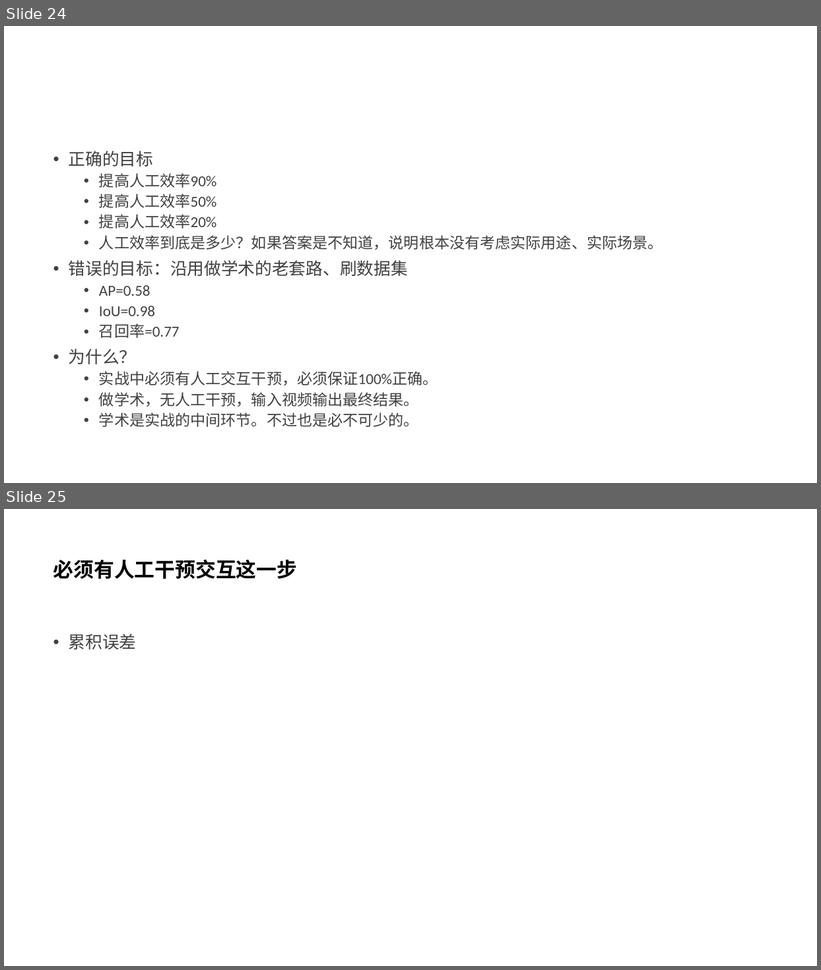
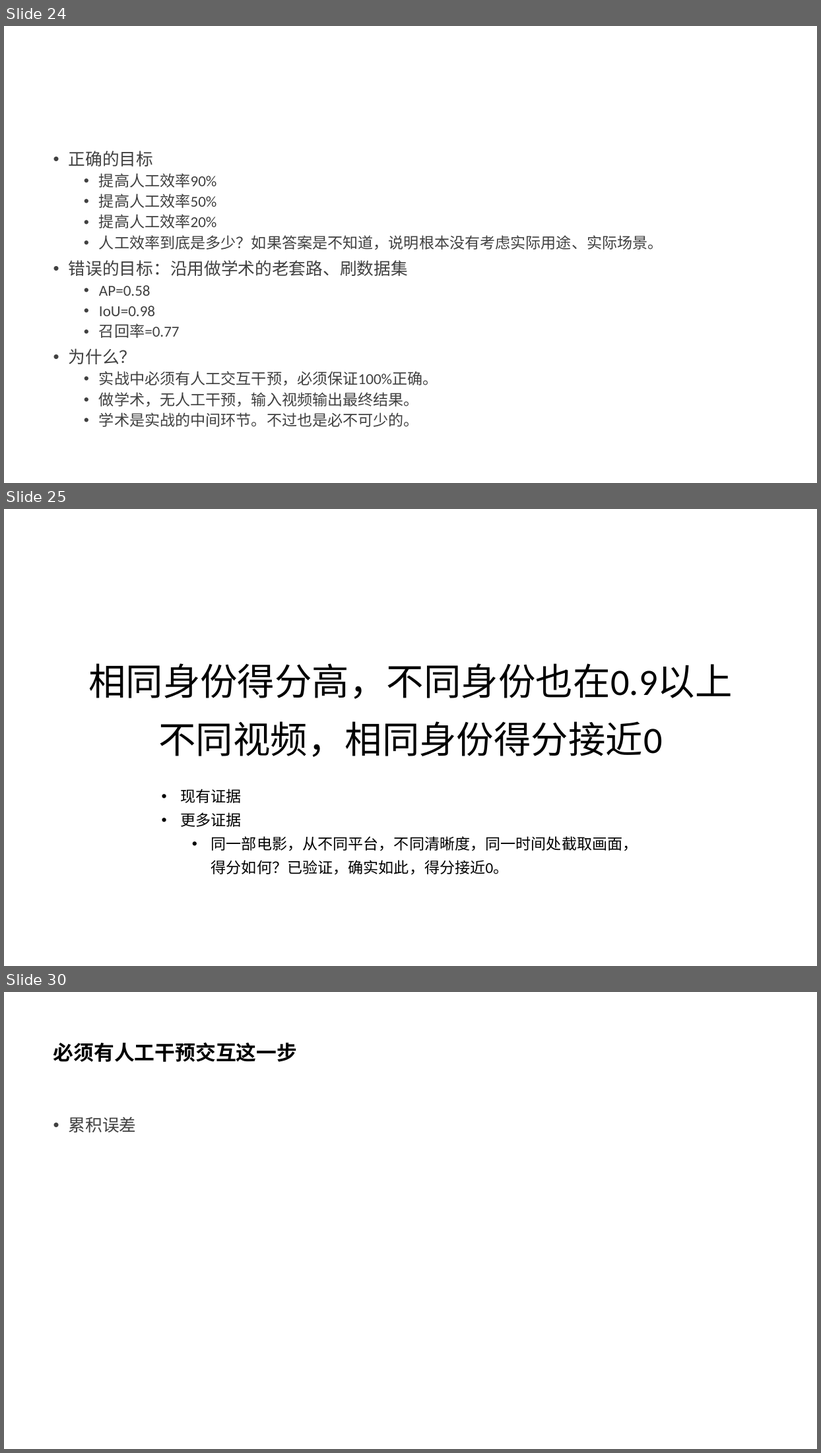
Before and after one commit to liandun110/fast-reid, a slide deck: ReID.pptx. Shown one above the other, each under a label of ours: slides 24 and 25 before the commit, slides 24, 25 and 30 after it; the slides between them are not shown. The pictures are 821x970 and 821x1453 pixels, drawn with LibreOffice and Linux fonts; fonts in the diff are those of the drawing. Boxes give left, top, right and bottom in pixels: in the first picture for what was removed or moved away, otherwise in the second. Text is boxed around its words. In the diff, an @@ line names an element or a change of style, - is before the commit and + after.

Commit message:
重要进展:将mgn特征换成bot特征,解决了不同视频同一身份得分接近0的问题.

```diff
--- a/ReID.pptx
+++ b/ReID.pptx
@@ slide 25 added at <box>4,509,817,966</box>, background #FFFFFF @@
@@ title added at <box>88,663,733,757</box>, 44 pt, text #000000 @@
+相同身份得分高，不同身份也在0.9以上
+不同视频，相同身份得分接近0
@@ text added at <box>181,789,638,875</box>, 18 pt, text #000000 @@
+• 现有证据
+• 更多证据
+  • 同一部电影，从不同平台，不同清晰度，同一时间处截取画面，得分如何？已验证，确实如此，得分接近0。
@@ what was slide 25 is now slide 30 @@
```
Also in this commit, not shown: 4 other slides added, 2 other files.
